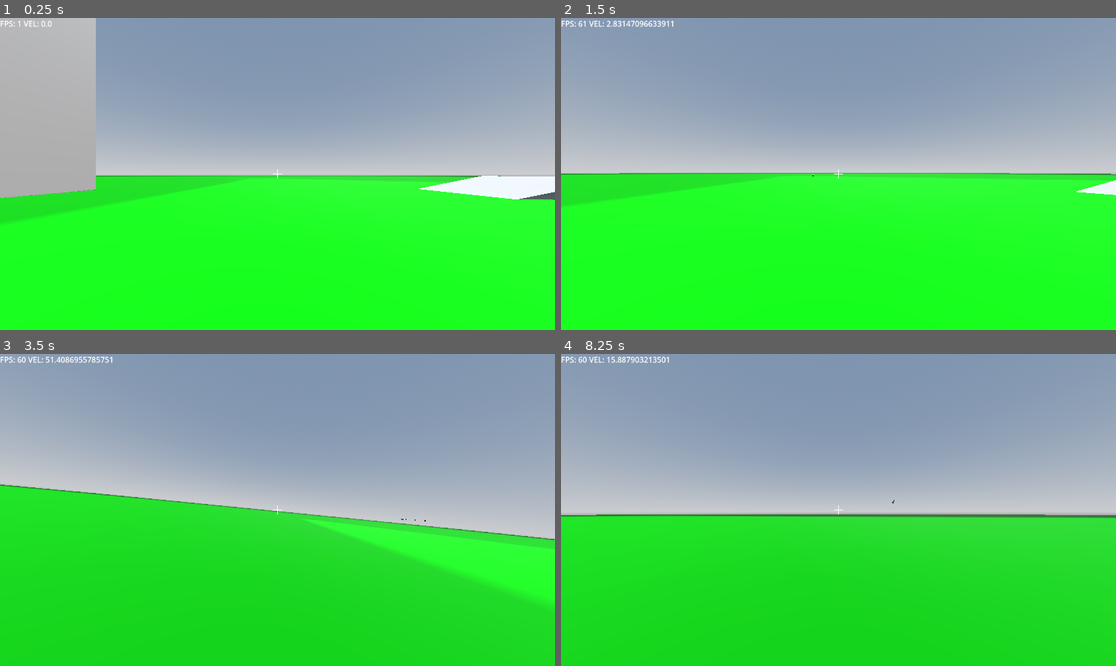
Above: before the commit, frames 1-4 (two rows, left to right).
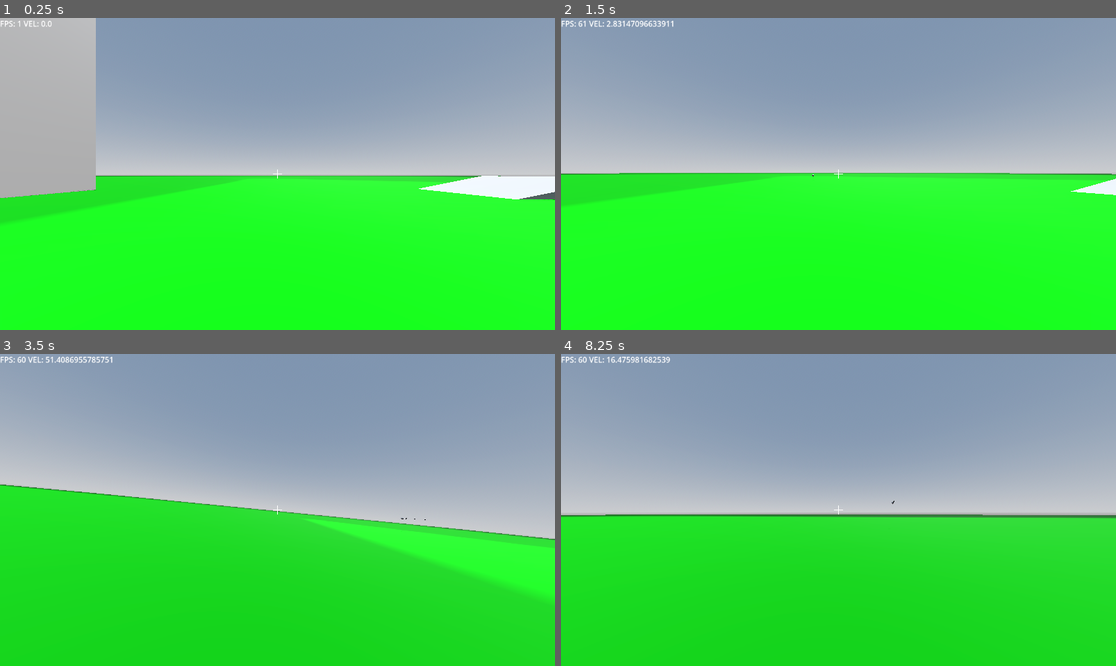
Above: after the commit, the same moments.

Repository: YouthHalo/Fast-Boomer-Shooter
Game: Godot game, scene res://scenes/main_world.tscn
The game is run twice, just before and just after one commit, with the same random seed, the same clock (stepped at 60 frames per second) and the same inputs. The engine's default icon, where the game draws it, is replaced by a stand-in: a white triangle on a blue panel in a dark square.
Inputs (mouse positions are in pixels of both pictures, inside the frame that each line leads up to):
- Up to frame 1 (0.25 s): no input
- Up to frame 2 (1.5 s): tap Enter at 0.5 s; move the mouse to (832, 180) at 0.52 s; hold W (forward) from 0.53 s (still down); tap Shift (dash) at 0.6 s; click (832, 180) at 0.67 s; tap Space (jump) at 0.77, 1.07 s; tap C (slide) at 0.8, 1.35 s; move the mouse to (877, 177) at 1.27 s
- Up to frame 3 (3.5 s): tap Space (jump) at 1.52, 1.82, 2.3, 2.85, 3.02, 3.32 s; tap R (grapple, bound only after the commit) at 1.55 s; move the mouse to (233, 506) at 2.02 s; hold R (grapple, bound only after the commit) 2.03-2.78 s; move the mouse to (283, 510) at 2.77 s; release W (forward) at 2.78 s; hold A (left) from 2.78 s (still down); click (283, 510) at 2.92 s; tap Shift (dash) at 3.05 s
- Up to frame 4 (8.25 s): move the mouse to (816, 503) at 3.52 s; release A (left) at 3.53 s; hold W (forward) 3.53-5.78 s; tap Shift (dash) at 3.6, 5.85 s; tap Space (jump) at 3.77, 4.07, 4.52, 4.82, 5.3, 6.02, 6.32, 6.77, 7.07, 7.52, 7.82 s; tap C (slide) at 3.8, 4.35, 6.6 s; move the mouse to (866, 510) at 4.27 s; tap R (grapple, bound only after the commit) at 4.55, 7.35 s; move the mouse to (810, 510) at 5.02 s; hold R (grapple, bound only after the commit) 5.03-5.78 s; click (810, 510) at 5.17 s; move the mouse to (849, 503) at 5.77 s; hold D (right) 5.78-6.53 s; move the mouse to (832, 516) at 6.52 s; hold W (forward) from 6.53 s (still down); move the mouse to (877, 513) at 7.27 s; click (877, 513) at 7.42 s; move the mouse to (794, 506) at 8.02 s; hold Space (jump) from 8.03 s (still down)

The runs differ from the first frame. In frame 2, less than 0.1% of the frame differs, in the area x 45-100%, y 49-56%; in frame 3, less than 0.1%; in frame 4, 0.2%, in the area x 6-88%, y 0-53%.

Commit message:
added invisible grappling hook method

Diff:
--- a/project.godot
+++ b/project.godot
@@ -71,6 +71,11 @@
 "events": [Object(InputEventKey,"resource_local_to_scene":false,"resource_name":"","device":-1,"window_id":0,"alt_press …(195 unchanged characters)…
 ]
 }
+grapple={
+"deadzone": 0.2,
+"events": [Object(InputEventKey,"resource_local_to_scene":false,"resource_name":"","device":-1,"window_id":0,"alt_pressed":false,"shift_pressed":false,"ctrl_pressed":false,"meta_pressed":false,"pressed":false,"keycode":0,"physical_keycode":82,"key_label":0,"unicode":114,"location":0,"echo":false,"script":null)
+]
+}
 
 [physics]
 
--- a/scenes/main_world.tscn
+++ b/scenes/main_world.tscn
@@ -29,13 +29,13 @@
 left_to_right = 1.0
 size = Vector3(10, 4, 10)
 
+[sub_resource type="PrismMesh" id="PrismMesh_bdp8l"]
+left_to_right = 1.0
+size = Vector3(10, 8, 10)
+
 [sub_resource type="PrismMesh" id="PrismMesh_wjoj8"]
 left_to_right = 1.0
 size = Vector3(10, 6, 10)
-
-[sub_resource type="PrismMesh" id="PrismMesh_bdp8l"]
-left_to_right = 1.0
-size = Vector3(10, 8, 10)
 
 [sub_resource type="BoxShape3D" id="BoxShape3D_6x5uh"]
 
@@ -50,43 +50,63 @@
 transform = Transform3D(-0.866023, -0.433016, 0.250001, 0, 0.499998, 0.866027, -0.500003, 0.749999, -0.43301, 0, 0, 0)
 shadow_enabled = true
 
-[node name="CSGBox3D" type="CSGBox3D" parent="."]
+[node name="Baseplate" type="CSGBox3D" parent="."]
 transform = Transform3D(10, 0, 0, 0, 0.333, 0, 0, 0, 10, 0, -1, 0)
 use_collision = true
 size = Vector3(50, 9, 50)
 material = SubResource("StandardMaterial3D_6x5uh")
 
-[node name="CSGBox3D" type="CSGBox3D" parent="CSGBox3D"]
+[node name="CSGBox3D" type="CSGBox3D" parent="Baseplate"]
 transform = Transform3D(1, 0, 0, 0, 1, 0, 0, 0, 1, -4.17751, 69.5511, -1.54254)
 size = Vector3(3.8042, 140.102, 1.42139)
 
-[node name="CSGBox3D2" type="CSGBox3D" parent="CSGBox3D"]
+[node name="CSGBox3D2" type="CSGBox3D" parent="Baseplate"]
 transform = Transform3D(1, 0, 0, 0, 1, 0, 0, 0, 1, -4.17751, 69.5511, 0.77765)
 size = Vector3(3.8042, 140.102, 1.27533)
 
+[node name="CSGMesh3D" type="CSGMesh3D" parent="Baseplate"]
+transform = Transform3D(0.1, 0, 0, 0, 3.003, 0, 0, 0, 0.1, 3, 7.4988, -1.9)
+use_collision = true
+mesh = SubResource("PrismMesh_6x5uh")
+
+[node name="CSGMesh3D2" type="CSGMesh3D" parent="Baseplate"]
+transform = Transform3D(0.1, 0, 0, 0, 3.003, 0, 0, 0, 0.1, 2.99725, 10.4326, -0.701576)
+use_collision = true
+mesh = SubResource("PrismMesh_tt5ry")
+
+[node name="CSGMesh3D4" type="CSGMesh3D" parent="Baseplate"]
+transform = Transform3D(0.1, 0, 0, 0, 3.003, 0, 0, 0, 0.1, 2.99725, 16.4901, 1.89842)
+use_collision = true
+mesh = SubResource("PrismMesh_bdp8l")
+
+[node name="CSGBox3D3" type="CSGBox3D" parent="Baseplate"]
+transform = Transform3D(1, 0, 0, 0, 1, 0, 0, 0, 1, 12.6041, 112.129, 0)
+size = Vector3(1, 29.6288, 1)
+
+[node name="CSGBox3D4" type="CSGBox3D" parent="Baseplate"]
+transform = Transform3D(1, 0, 0, 0, 1, 0, 0, 0, 1, 12.6041, 184.436, 5.19185)
+size = Vector3(1, 29.6288, 1)
+
+[node name="CSGBox3D5" type="CSGBox3D" parent="Baseplate"]
+transform = Transform3D(1, 0, 0, 0, 1, 0, 0, 0, 1, 12.7802, 184.436, 11.6013)
+size = Vector3(1, 29.6288, 1)
+
+[node name="CSGBox3D6" type="CSGBox3D" parent="Baseplate"]
+transform = Transform3D(1, 0, 0, 0, 1, 0, 0, 0, 1, 6.56392, 184.436, 11.6013)
+size = Vector3(1, 29.6288, 1)
+
+[node name="CSGBox3D7" type="CSGBox3D" parent="Baseplate"]
+transform = Transform3D(1, 0, 0, 0, 1, 0, 0, 0, 1, 2.77883, 298.742, 0.87386)
+size = Vector3(1, 29.6288, 1)
+
+[node name="CSGMesh3D3" type="CSGMesh3D" parent="."]
+transform = Transform3D(1, 0, 0, 0, 1, 0, 0, 0, 1, 29.9725, 3.47404, 5.98424)
+use_collision = true
+mesh = SubResource("PrismMesh_wjoj8")
+
 [node name="Player" parent="." instance=ExtResource("1_6x5uh")]
 transform = Transform3D(1, 0, 0, 0, 1, 0, 0, 0, 1, 3.50249, 2.66622, 0)
 
-[node name="CSGMesh3D" type="CSGMesh3D" parent="."]
-transform = Transform3D(1, 0, 0, 0, 1, 0, 0, 0, 1, 30, 1.4971, -19)
-use_collision = true
-mesh = SubResource("PrismMesh_6x5uh")
-
-[node name="CSGMesh3D2" type="CSGMesh3D" parent="."]
-transform = Transform3D(1, 0, 0, 0, 1, 0, 0, 0, 1, 29.9725, 2.47404, -7.01576)
-use_collision = true
-mesh = SubResource("PrismMesh_tt5ry")
-
-[node name="CSGMesh3D3" type="CSGMesh3D" parent="."]
-transform = Transform3D(1, 0, 0, 0, 1, 0, 0, 0, 1, 29.9725, 3.47404, 5.98424)
-use_collision = true
-mesh = SubResource("PrismMesh_wjoj8")
-
-[node name="CSGMesh3D4" type="CSGMesh3D" parent="."]
-transform = Transform3D(1, 0, 0, 0, 1, 0, 0, 0, 1, 29.9725, 4.49119, 18.9842)
-use_collision = true
-mesh = SubResource("PrismMesh_bdp8l")
-
 [node name="RigidBody3D" type="RigidBody3D" parent="."]
 transform = Transform3D(1, 0, 0, 0, 1, 0, 0, 0, 1, 0, 15, 36)
 
--- a/scenes/player.tscn
+++ b/scenes/player.tscn
@@ -26,7 +26,7 @@
 fov = 90.0
 
 [node name="RayCast3D" type="RayCast3D" parent="Camera3D"]
-target_position = Vector3(0, 0, -100)
+target_position = Vector3(0, 0, -40)
 
 [node name="In-Game UI" parent="." instance=ExtResource("2_g2els")]
 
--- a/scripts/player.gd
+++ b/scripts/player.gd
@@ -31,6 +31,16 @@
 
 var camera_tilt = 0.0
 var camera_fov = 90.0
+
+# Grappling hook variables
+var grapple_hook_point = Vector3.ZERO
+var is_grappling = false
+var grapple_length = 0.0
+var is_reeling_in = false  # New variable to track reel-in mode
+const GRAPPLE_RANGE = 40.0
+const GRAPPLE_PULL_SPEED = 40.0
+const GRAPPLE_REEL_SPEED = 60.0  # Faster reel-in speed
+const GRAPPLE_SWING_FORCE = 15.0
 
 var gravity = ProjectSettings.get_setting("physics/3d/default_gravity") # 19.6 (9.8 * 2)
 var slow_factor = 0.0
@@ -52,6 +62,7 @@
 		mouse_relative_x = clamp(event.relative.x, -50, 50)
 		mouse_relative_y = clamp(event.relative.y, -50, 10)
 
+##move this to weapon manager later
 	if event is InputEventMouseButton and event.button_index == MOUSE_BUTTON_LEFT and event.pressed:
 		if is_inside_tree():
 			var projectile = projectile_scene.instantiate()
@@ -73,9 +84,22 @@
 
 
 func _physics_process(delta):
+
+	if Input.is_action_just_pressed("grapple"):
+		if not is_grappling and dash_timer <= 0.0:  # Can't grapple while dashing
+			attempt_grapple()
+		elif is_grappling:  # If already grappling, try to regrapple to new target
+			attempt_grapple()  # This will find a new target and regrapple
+
+	# Track swing vs reel-in mode (inverted)
+	if is_grappling:
+		is_reeling_in = Input.is_action_pressed("grapple")  # Hold = reel-in, release = swing
+
 	if Input.is_action_just_pressed("slide"):
 		if is_on_floor():
+			#sliding code
 			pass
+
 		else:
 			velocity.y = - SPEED * 7
 			velocity.x = 0
@@ -124,6 +148,14 @@
 		else:
 			gravity = ProjectSettings.get_setting("physics/3d/default_gravity") # 19.6 (9.8 * 2)
 
+	# Give air jumps while grappling (like wall jumps)
+	if is_grappling and air_jumps < max_air_jumps:
+		air_jumps = max_air_jumps
+
+	# Handle grappling hook physics
+	if is_grappling:
+		handle_grappling_physics(delta)
+
 	if not is_on_floor() and is_on_wall() and not touching_wall:
 		touching_wall = true
 		air_jumps += 1
@@ -136,19 +168,25 @@
 		position = Vector3(0, 2, 0)
 		velocity = Vector3.ZERO
 
-	if Input.is_action_just_pressed("jump") and air_jumps > 0:
-		ground_slamming = false
-		if not is_on_floor():
-			if touching_wall:
-				var wall_normal = get_wall_normal()
-				velocity = wall_normal * JUMP_VELOCITY * 2
+	if Input.is_action_just_pressed("jump"):
+		# Release grapple if currently grappling
+		if is_grappling:
+			release_grapple()
+			# Give a small upward boost when releasing grapple with jump
+			velocity.y = JUMP_VELOCITY * 0.8
+		elif air_jumps > 0:
+			ground_slamming = false
+			if not is_on_floor():
+				if touching_wall:
+					var wall_normal = get_wall_normal()
+					velocity = wall_normal * JUMP_VELOCITY * 2
+					velocity.y = JUMP_VELOCITY
+				else:
+					velocity += direction * 10
+					velocity.y = JUMP_VELOCITY * 0.85
+					air_jumps -= 1
+			else:
 				velocity.y = JUMP_VELOCITY
-			else:
-				velocity += direction * 10
-				velocity.y = JUMP_VELOCITY * 0.85
-				air_jumps -= 1
-		else:
-			velocity.y = JUMP_VELOCITY
 
 	if Input.is_action_pressed("jump") and is_on_floor():
 		velocity.y = JUMP_VELOCITY
@@ -220,6 +258,108 @@
 	camera_effects()
 	move_and_slide()
 
+func attempt_grapple():
+	# Set up raycast for grappling
+	Raycast.target_position = Vector3(0, 0, -GRAPPLE_RANGE)
+	Raycast.force_raycast_update()
+
+	if Raycast.is_colliding():
+		var collider = Raycast.get_collider()
+
+		# Check if the target is a valid grappling point (any solid, non-moving object)
+		var is_valid_target = false
+
+		if collider is StaticBody3D:
+			is_valid_target = true
+		elif collider is CSGShape3D:
+			is_valid_target = true
+		elif collider is CharacterBody3D and collider != self:
+			# Only allow grappling to other CharacterBody3D if they're not the player
+			is_valid_target = true
+		elif collider.has_method("get_class"):
+			# Check for other solid objects like MeshInstance3D with StaticBody3D parent
+			var parent_node = collider.get_parent()
+			if parent_node is StaticBody3D:
+				is_valid_target = true
+
+		if is_valid_target:
+			var was_already_grappling = is_grappling
+			grapple_hook_point = Raycast.get_collision_point()
+			is_grappling = true
+			grapple_length = global_position.distance_to(grapple_hook_point)
+			if was_already_grappling:
+				print("Regrappled to: ", grapple_hook_point, " Distance: ", grapple_length)
+			else:
+				print("Grapple attached at: ", grapple_hook_point, " Distance: ", grapple_length)
+		else:
+			if is_grappling:
+				print("Cannot regrapple to invalid target: ", collider.get_class() if collider.has_method("get_class") else "Unknown")
+			else:
+				print("Invalid grapple target: ", collider.get_class() if collider.has_method("get_class") else "Unknown")
+	else:
+		if is_grappling:
+			print("No regrapple target found within range")
+		else:
+			print("No grapple target found within range")
+
+func release_grapple():
+	is_grappling = false
+	is_reeling_in = false
+	print("Grapple released")
+
+func handle_grappling_physics(delta):
+	if not is_grappling:
+		return
+
+	var to_hook = grapple_hook_point - global_position
+	var distance_to_hook = to_hook.length()
+
+	# If we're holding the grapple button, reel-in behavior
+	if Input.is_action_pressed("grapple"):
+		is_reeling_in = true
+
+		# Reel-in behavior - quickly pull player towards grapple point
+		var pull_direction = to_hook.normalized()
+		var reel_force = GRAPPLE_REEL_SPEED
+
+		# Increase reel force based on distance for more responsive feel
+		var distance_factor = clamp(distance_to_hook / grapple_length, 0.8, 2.5)
+		reel_force *= distance_factor
+
+		velocity += pull_direction * reel_force * delta
+
+		# Significantly reduce downward velocity when reeling in
+		if velocity.y < 0:
+			velocity.y *= 0.5
+
+		# Apply minimal gravity while reeling in
+		velocity.y -= gravity * 0.3 * delta
+
+	else:
+		# Swing behavior - constraint the player to rope length
+		is_reeling_in = false
+
+		if distance_to_hook > grapple_length:
+			# Pull player back to rope length
+			var rope_direction = to_hook.normalized()
+			var excess_distance = distance_to_hook - grapple_length
+			global_position += rope_direction * excess_distance * 0.9
+
+			# Remove velocity component going away from hook
+			var velocity_toward_hook = velocity.dot(rope_direction)
+			if velocity_toward_hook < 0:  # Moving away from hook
+				velocity -= rope_direction * velocity_toward_hook
+
+		# Apply swing forces based on input
+		var swing_input = input_dir.x  # Left/right input
+		if swing_input != 0:
+			var right_direction = -transform.basis.x  # Player's right direction
+			var swing_force = right_direction * swing_input * GRAPPLE_SWING_FORCE
+			velocity += swing_force * delta
+
+		# Apply reduced gravity while swinging
+		#velocity.y -= gravity * 0.3 * delta
+
 func camera_effects() -> void:
 	camera_tilt = clamp(-input_dir.x * velocity.length() * 0.0025, -0.15, 0.15)
 	Cam.rotation.z += (camera_tilt - Cam.rotation.z) * 0.05
